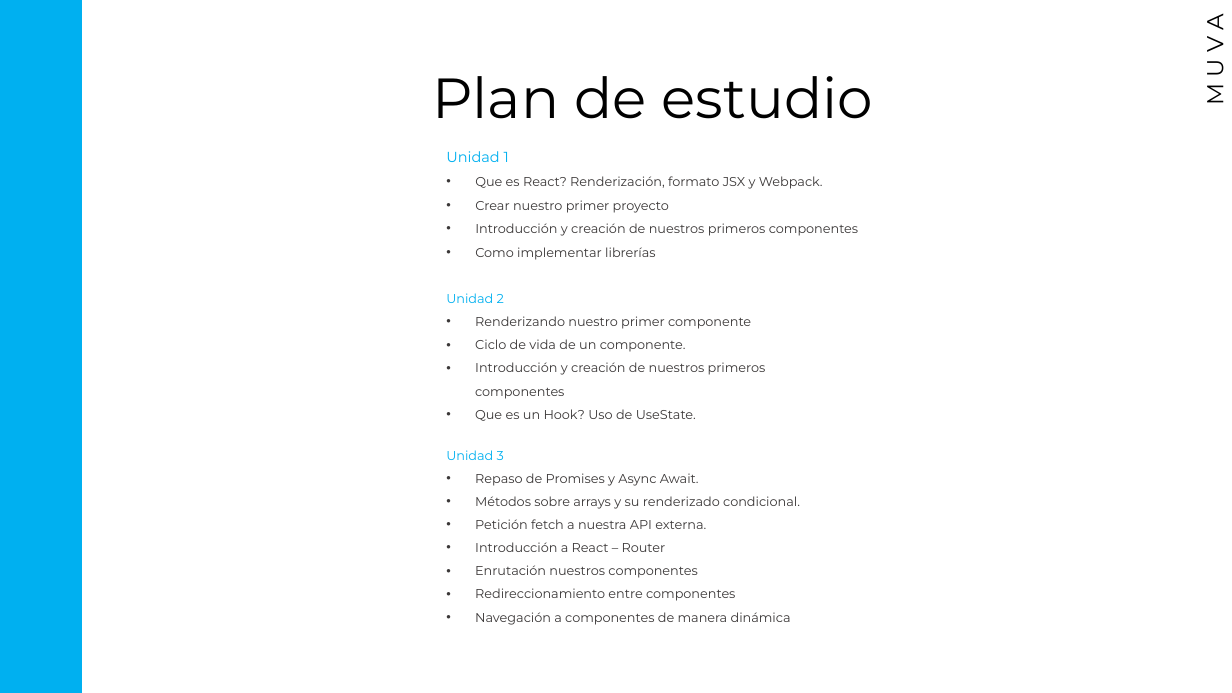
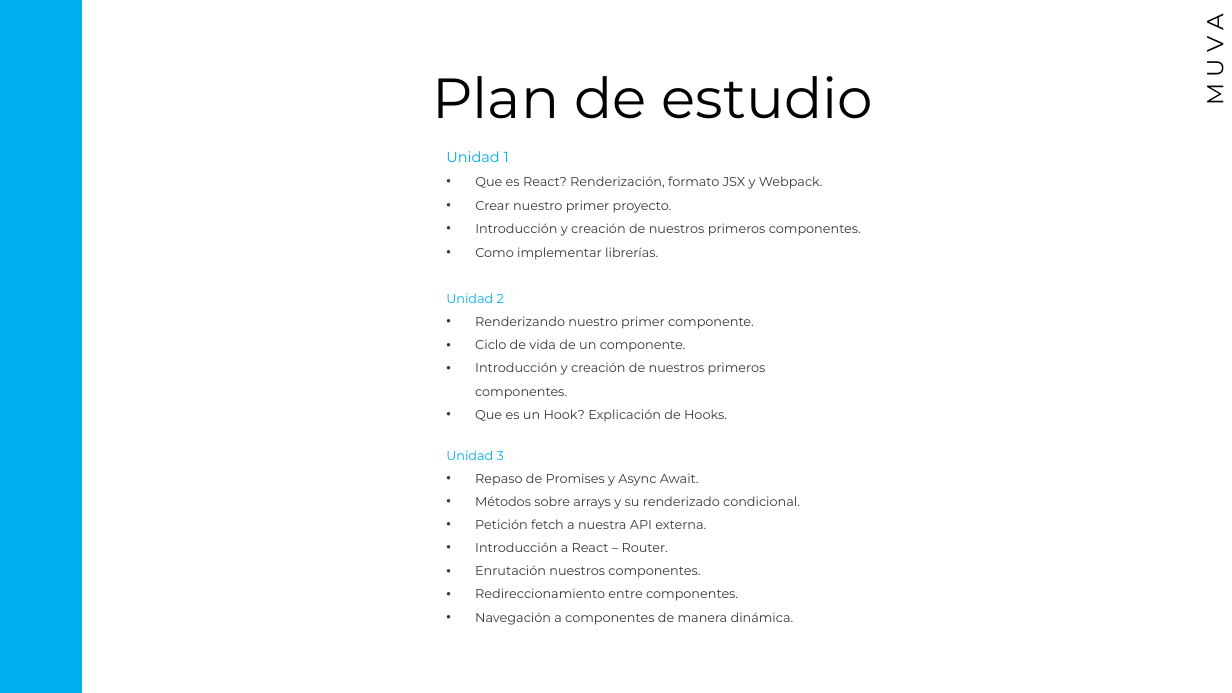
Before and after one commit to MuvaTech0/Muva, a slide deck: slide 7 of cursos/Muva React.pptx. Drawn at 1232x693 pixels with LibreOffice and Linux fonts; fonts in the diff are those of the drawing. Boxes give left, top, right and bottom in pixels: in the first picture for what was removed or moved away, otherwise in the second. Text is boxed around its words. In the diff, an @@ line names an element or a change of style, - is before the commit and + after.

```diff
--- a/cursos/Muva React.pptx
+++ b/cursos/Muva React.pptx
@@ subtitle at (475,200,861,260): text changed @@
-• Crear nuestro primer proyecto
-• Introducción y creación de nuestros primeros componentes
-• Como implementar librerías
+• Crear nuestro primer proyecto.
+• Introducción y creación de nuestros primeros componentes.
+• Como implementar librerías.
@@ text at (475,362,766,422): text changed @@
-• Introducción y creación de nuestros primeros componentes
-• Que es un Hook? Uso de UseState.
+• Introducción y creación de nuestros primeros componentes.
+• Que es un Hook? Explicación de Hooks.
@@ text at (475,542,794,625): text changed @@
-• Introducción a React – Router
-• Enrutación nuestros componentes
-• Redireccionamiento entre componentes
-• Navegación a componentes de manera dinámica
+• Introducción a React – Router.
+• Enrutación nuestros componentes.
+• Redireccionamiento entre componentes.
+• Navegación a componentes de manera dinámica.
```
Also in this commit, not shown: 3 other slides changed, 5 other files.
